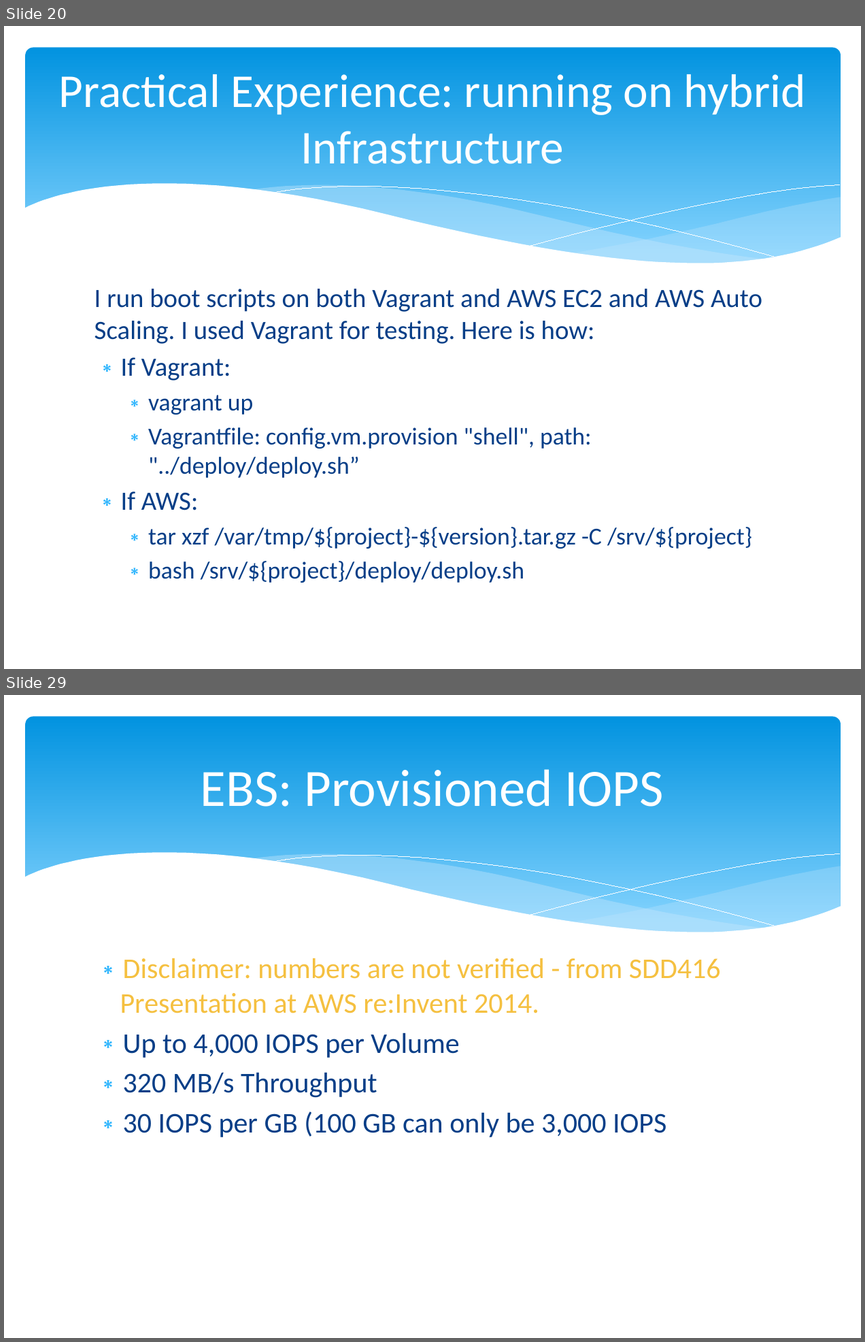
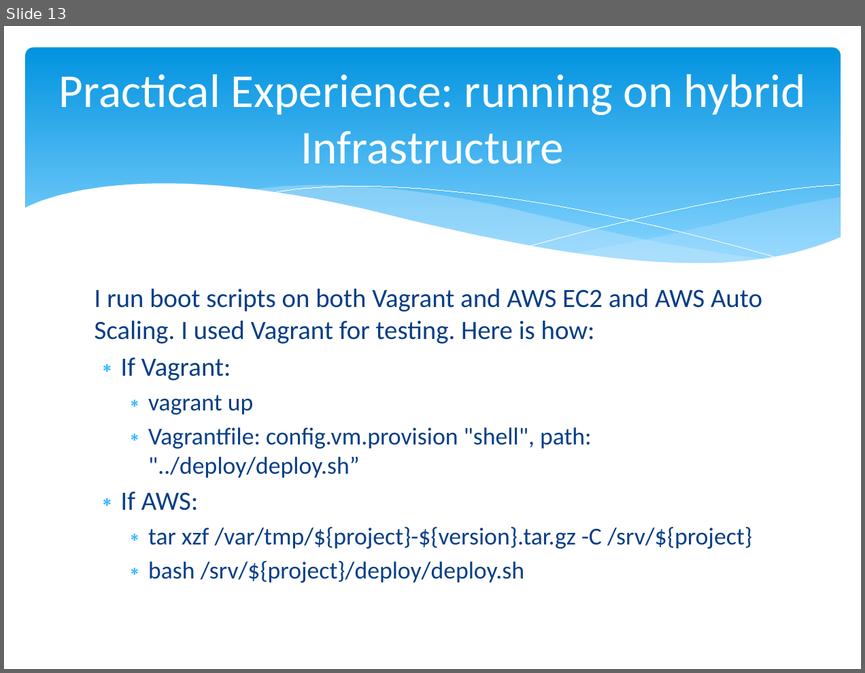
Before and after one commit to cloudavail/awstraining, a slide deck: aws-ec2/aws-ec2.pptx. Shown one above the other, each under a label of ours: slides 20 and 29 before the commit, slide 13 after it; the slides between them are not shown. The pictures are 865x1342 and 865x673 pixels, drawn with LibreOffice and Linux fonts; fonts in the diff are those of the drawing. Boxes give left, top, right and bottom in pixels: in the first picture for what was removed or moved away, otherwise in the second. Text is boxed around its words. In the diff, an @@ line names an element or a change of style, - is before the commit and + after.

```diff
--- a/aws-ec2/aws-ec2.pptx
+++ b/aws-ec2/aws-ec2.pptx
@@ slide 29 removed at box(4, 695, 861, 1338), background #FFFFFF; not listed: 6 template elements that a slide beside it also shows @@
@@ title removed at box(201, 769, 663, 807) @@
-EBS: Provisioned IOPS
@@ text removed at box(120, 958, 721, 1137) @@
-∗ Disclaimer: numbers are not verified - from SDD416 Presentation at AWS re:Invent 2014.
-∗ Up to 4,000 IOPS per Volume
-∗ 320 MB/s Throughput
-∗ 30 IOPS per GB (100 GB can only be 3,000 IOPS
@@ what was slide 20 is now slide 13 @@
```
Also in this commit, not shown: 2 slides changed, 10 other slides removed, 38 other files.
